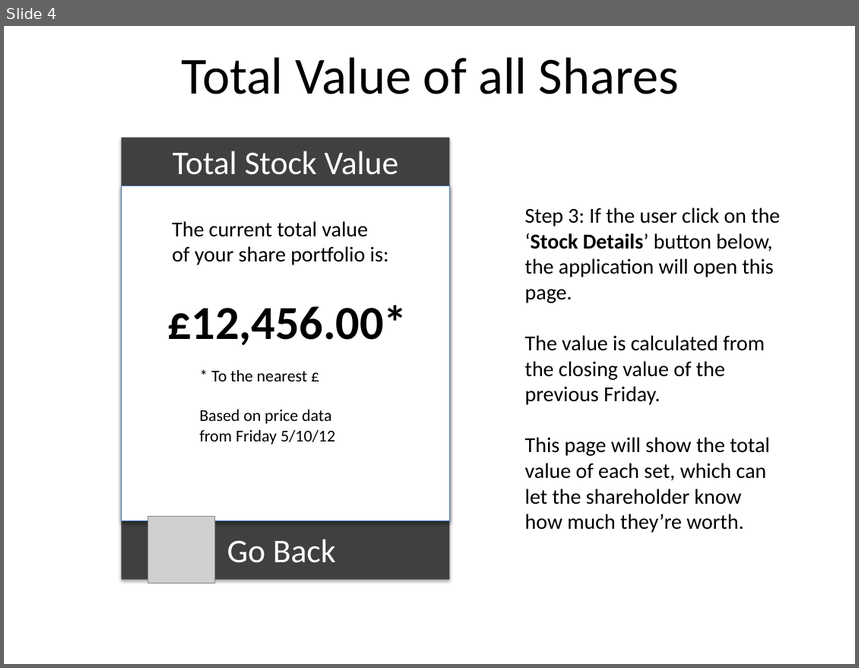
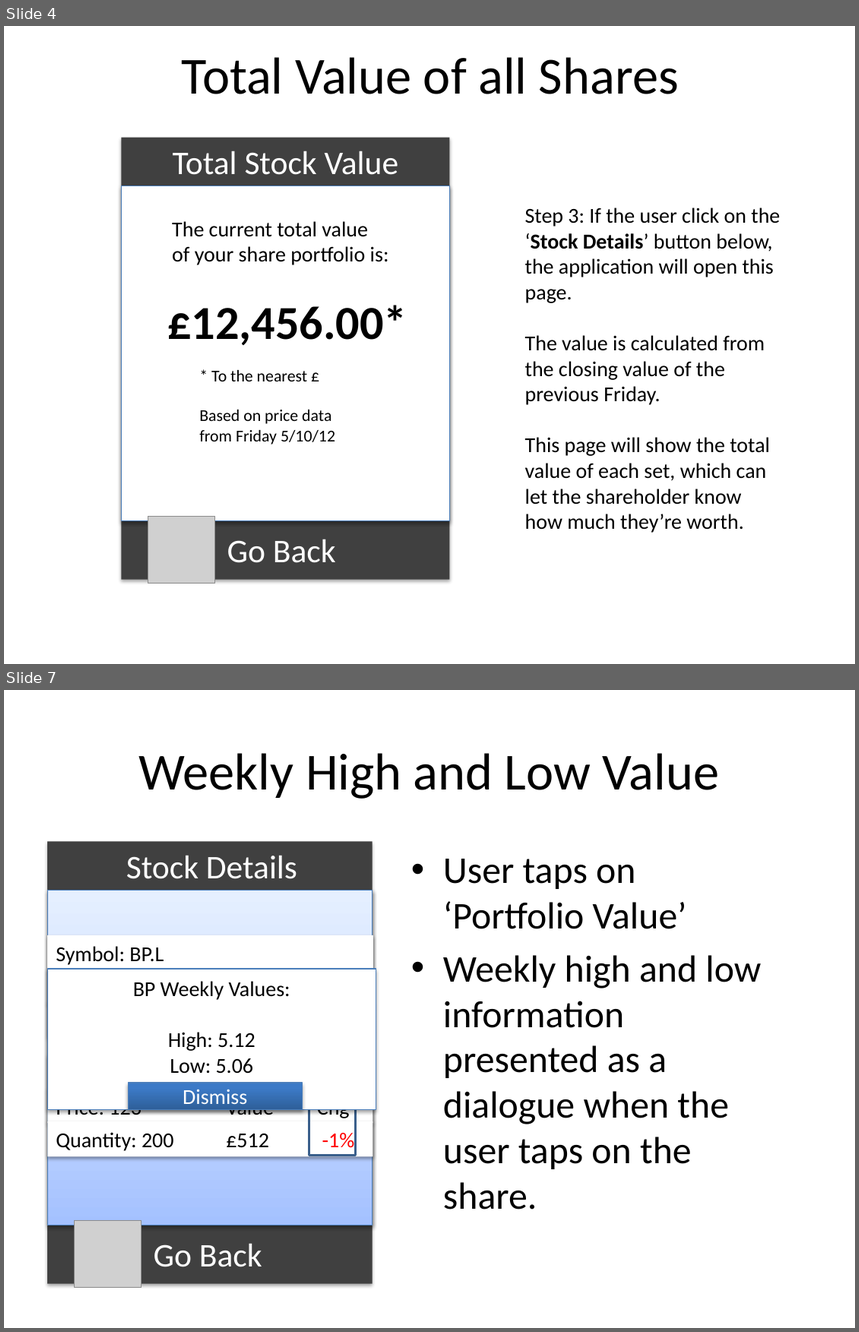
Before and after one commit to SoC-UoD/ELPPA, a slide deck: documents/sprint1/sprint-planning/Stock Tracker Design(with test explanation)- updated.pptx. Shown one above the other, each under a label of ours: slide 4 before the commit, slides 4 and 7 after it; the slides between them are not shown. The pictures are 859x668 and 859x1332 pixels, drawn with LibreOffice and Linux fonts; fonts in the diff are those of the drawing; grey boxes stand for pictures. Boxes give left, top, right and bottom in pixels: in the first picture for what was removed or moved away, otherwise in the second. Text is boxed around its words. In the diff, an @@ line names an element or a change of style, - is before the commit and + after.

Commit message:
Inplementing Tests
Tests for Share Percentage monitoring and parital implmentation.
Updated documentation.  Test Project.

```diff
--- a/documents/sprint1/sprint-planning/Stock Tracker Design(with test explanation)- updated.pptx
+++ b/documents/sprint1/sprint-planning/Stock Tracker Design(with test explanation)- updated.pptx
@@ slide 7 added at box(4, 690, 855, 1328), background #FFFFFF @@
@@ title added at box(139, 753, 719, 799), 44 pt, text #000000 @@
+Weekly High and Low Value
@@ rectangle added at box(47, 841, 373, 1284), fill #404040 @@
@@ text added at box(126, 855, 297, 879), 28 pt, text #FFFFFF @@
+Stock Details
@@ text added at box(443, 859, 761, 1210), 32 pt, text #000000 @@
+• User taps on ‘Portfolio Value’
+• Weekly high and low information presented as a dialogue when the user taps on the share.
@@ rectangle added at box(47, 890, 373, 1225), fill gradient #A4C4FF to #BFD4FF to #E6EEFF, outline #4B7EBC 0.75 pt @@
@@ rectangle added at box(47, 935, 373, 970), fill #FFFFFF, 18 pt, text #000000 @@
+Symbol: BP.L
@@ rectangle added at box(47, 971, 369, 1004), fill #FFFFFF, 18 pt, text #000000 @@
+Price: 455 Value Chg
@@ rectangle added at box(47, 969, 376, 1110), fill #FFFFFF, outline #4B7EBC 0.75 pt, 18 pt, text #000000 @@
+BP Weekly Values:
+High: 5.12
+Low: 5.06
@@ rectangle added at box(309, 969, 369, 1038), outline #3A5F8C 2 pt @@
@@ rectangle added at box(47, 1002, 373, 1037), fill #FFFFFF, 18 pt, text #000000 @@
+Quantity: 100 £5554 +5%
@@ rectangle added at box(47, 1054, 373, 1089), fill #FFFFFF, 18 pt, text #000000 @@
+Symbol: HSBC
@@ rectangle added at box(47, 1090, 373, 1123), fill #FFFFFF, 18 pt, text #000000 @@
+Price: 123 Value Chg
@@ rectangle added at box(129, 1083, 303, 1110), fill gradient #2F5F99 to #3D7CC7 to #3A7CCB, outline #4B7EBC 0.75 pt, 18 pt, text #FFFFFF @@
+Dismiss
@@ rectangle added at box(309, 1082, 356, 1157), outline #3A5F8C 2 pt @@
@@ rectangle added at box(47, 1122, 373, 1157), fill #FFFFFF, 18 pt, text #000000 @@
+Quantity: 200 £512 -1%
@@ picture added at box(75, 1221, 142, 1288) @@
@@ text added at box(154, 1243, 262, 1268), 28 pt, text #FFFFFF @@
+Go Back
```
Also in this commit, not shown: 2 slides changed, 1 other slide added, 52 other files.
